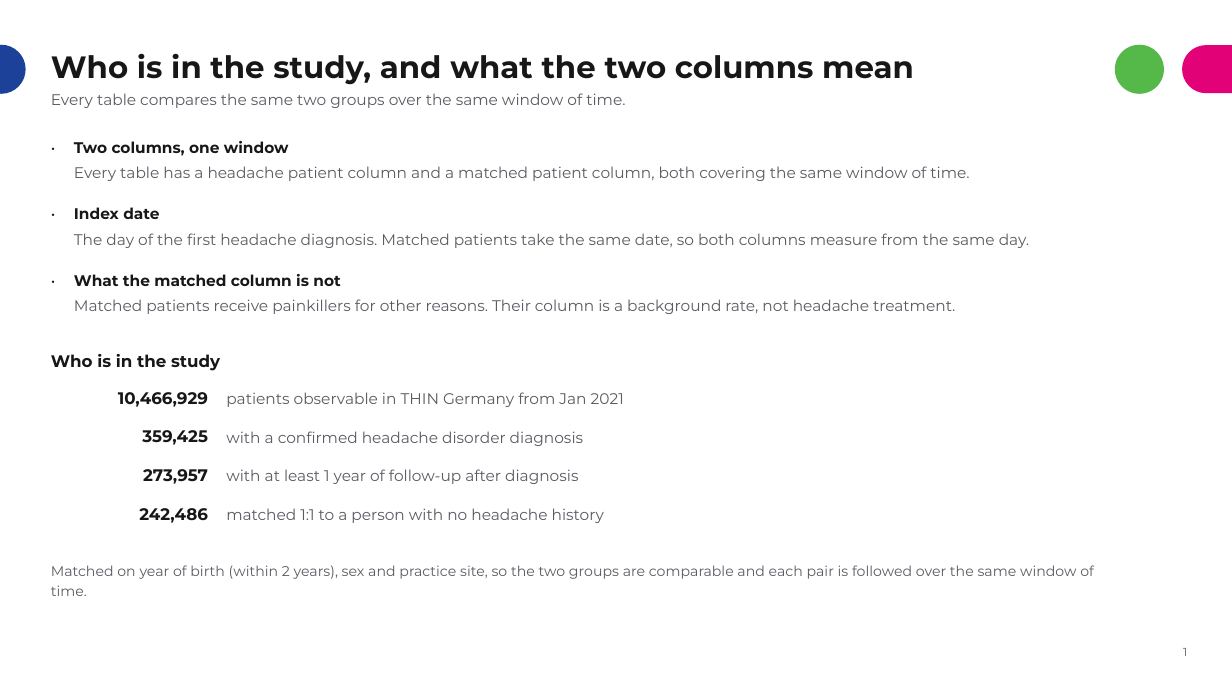
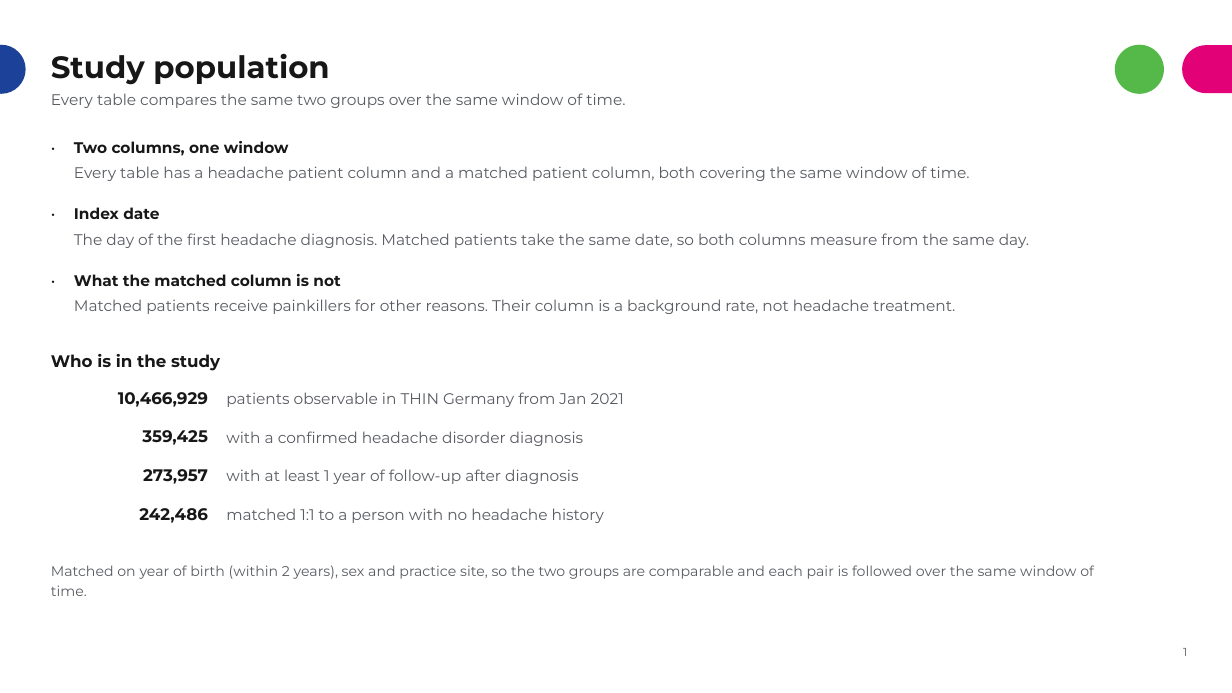
Before and after one commit to rj-irvine/de-migraine, a slide deck: slide 1 of documents/DE_Migraine_Treatment_Patterns_Summary.pptx. Drawn at 1232x693 pixels with LibreOffice and Linux fonts; fonts in the diff are those of the drawing. Boxes give left, top, right and bottom in pixels: in the first picture for what was removed or moved away, otherwise in the second. Text is boxed around its words. In the diff, an @@ line names an element or a change of style, - is before the commit and + after.

```diff
--- a/documents/DE_Migraine_Treatment_Patterns_Summary.pptx
+++ b/documents/DE_Migraine_Treatment_Patterns_Summary.pptx
@@ title at (51, 53, 329, 85): text changed @@
-Who is in the study, and what the two columns mean
+Study population
```
Also in this commit, not shown: 3 other slides changed.
